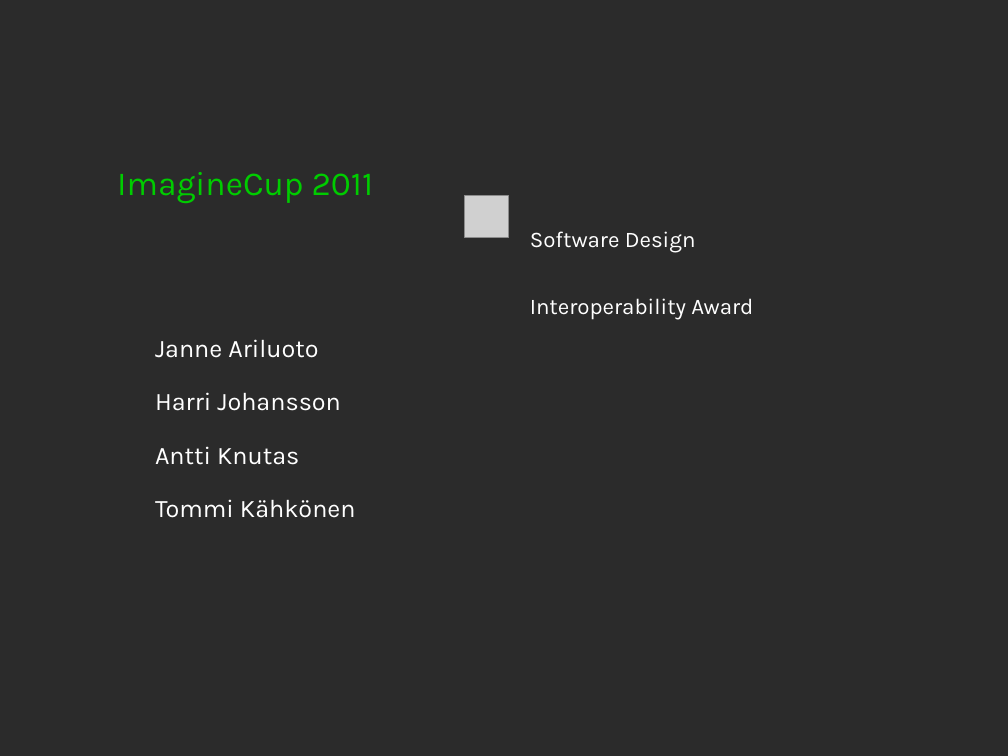
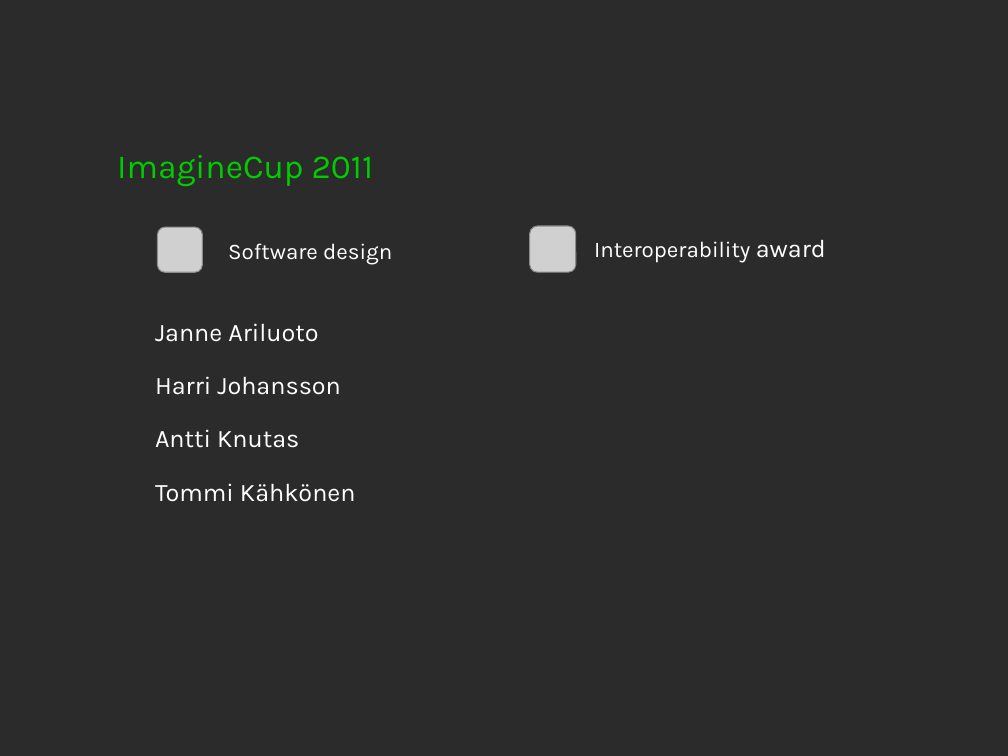
Before and after one commit to aknutas/Greendel, a slide deck: slide 1 of Documents/Greendel presentation/presentation_final_2.pptx. Drawn at 1008x756 pixels with LibreOffice and Linux fonts; fonts in the diff are those of the drawing; grey boxes stand for pictures; background and template pictures are left out; a plain dark background stands for a picture behind light text. Boxes give left, top, right and bottom in pixels: in the first picture for what was removed or moved away, otherwise in the second. Text is boxed around its words. In the diff, an @@ line names an element or a change of style, - is before the commit and + after.

```diff
--- a/Documents/Greendel presentation/presentation_final_2.pptx
+++ b/Documents/Greendel presentation/presentation_final_2.pptx
@@ text "ImagineCup 2011": place and size @@
-text "ImagineCup 2011" at <box>117,172,374,518</box>
+text "ImagineCup 2011" at <box>117,155,374,502</box>
@@ picture: place and size @@
-picture at <box>465,196,509,238</box>
+picture at <box>157,227,203,272</box>
@@ picture added at <box>530,226,577,272</box> @@
@@ text added at <box>228,243,392,265</box>, 16 pt, text #FFFFFF @@
+Software design
@@ text at <box>594,240,826,263</box>: text changed @@
-Software Design
-Interoperability Award
+Interoperability award
```
Also in this commit, not shown: 3 other slides changed, 1 slide added, 2 slides removed, 6 other files.
